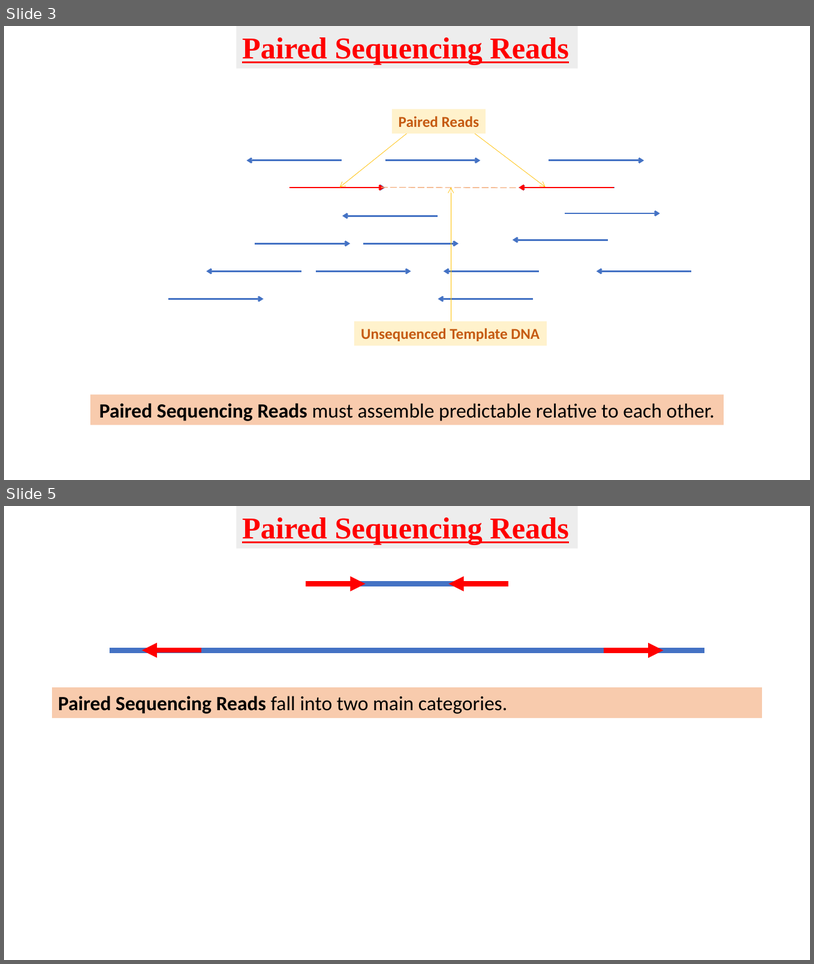
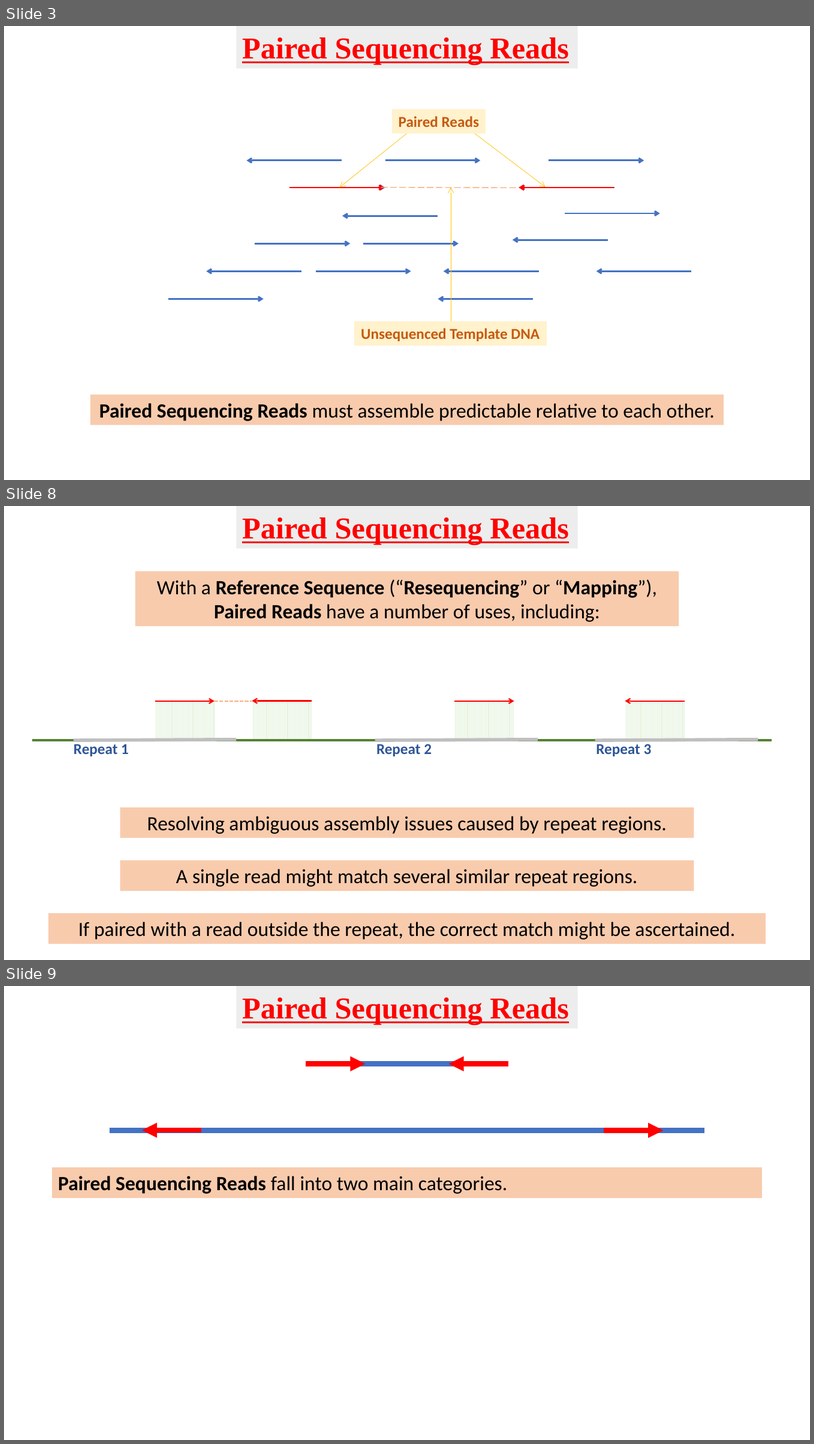
Before and after one commit to BioinformaticsTraining/Introduction-to-Bioinformatics, a slide deck: Flip Presentations/NGS_Intro/BAM_CIGAR/BAM_CIGAR.pptx. Shown one above the other, each under a label of ours: slides 3 and 5 before the commit, slides 3, 8 and 9 after it; the slides between them are not shown. The pictures are 814x964 and 814x1444 pixels, drawn with LibreOffice and Linux fonts; fonts in the diff are those of the drawing. Boxes give left, top, right and bottom in pixels: in the first picture for what was removed or moved away, otherwise in the second. Text is boxed around its words. In the diff, an @@ line names an element or a change of style, - is before the commit and + after.

Commit message:
Yet more ppt ... Read Pairs
	modified:   Flip Presentations/NGS_Intro/BAM_CIGAR/BAM_CIGAR.pptx

```diff
--- a/Flip Presentations/NGS_Intro/BAM_CIGAR/BAM_CIGAR.pptx
+++ b/Flip Presentations/NGS_Intro/BAM_CIGAR/BAM_CIGAR.pptx
@@ slide 8 added at <box>4,506,810,960</box>, background #FFFFFF @@
@@ rectangle added at <box>236,506,578,549</box>, fill #EDEDED, 36 pt, text #FF0000, bold, underline @@
+Paired Sequencing Reads
@@ rectangle added at <box>135,571,679,627</box>, fill #F8CBAD, 24 pt, text #000000, bold @@
+With a Reference Sequence (“Resequencing” or “Mapping”),
+Paired Reads have a number of uses, including:
@@ rectangle added at <box>155,700,215,740</box>, fill pattern #E2F0D9 on #FFFFFF @@
@@ arrow added from (155, 701) to (215, 701), #FF0000 1.5 pt @@
@@ line added from (215, 701) to (252, 701), #F4B183 1.5 pt dashed @@
@@ rectangle added at <box>252,702,311,742</box>, fill pattern #E2F0D9 on #FFFFFF @@
@@ arrow added from (312, 701) to (252, 701), #FF0000 1.5 pt @@
@@ rectangle added at <box>454,700,513,740</box>, fill pattern #E2F0D9 on #FFFFFF @@
@@ arrow added from (455, 701) to (515, 701), #FF0000 1.5 pt @@
@@ rectangle added at <box>625,702,684,742</box>, fill pattern #E2F0D9 on #FFFFFF @@
@@ arrow added from (685, 701) to (625, 701), #FF0000 1.5 pt @@
@@ line added from (74, 740) to (236, 739), #BFBFBF 4 pt @@
@@ line added from (375, 740) to (538, 739), #BFBFBF 4 pt @@
@@ line added from (596, 740) to (758, 739), #BFBFBF 4 pt @@
@@ line added from (32, 740) to (772, 740), #548235 3 pt @@
@@ text added at <box>74,744,129,756</box>, 18 pt, text #2F5597, bold @@
+Repeat 1
@@ text added at <box>377,741,432,756</box>, 18 pt, text #2F5597, bold @@
+Repeat 2
@@ text added at <box>596,741,652,756</box>, 18 pt, text #2F5597, bold @@
+Repeat 3
@@ rectangle added at <box>120,807,694,838</box>, fill #F8CBAD, 24 pt, text #000000 @@
+Resolving ambiguous assembly issues caused by repeat regions.
@@ rectangle added at <box>120,860,694,890</box>, fill #F8CBAD, 24 pt, text #000000 @@
+A single read might match several similar repeat regions.
@@ rectangle added at <box>48,913,765,943</box>, fill #F8CBAD, 24 pt, text #000000 @@
+If paired with a read outside the repeat, the correct match might be ascertained.
@@ what was slide 5 is now slide 9 @@
```
Also in this commit, not shown: 2 slides changed, 3 other slides added, 2 slides removed.
